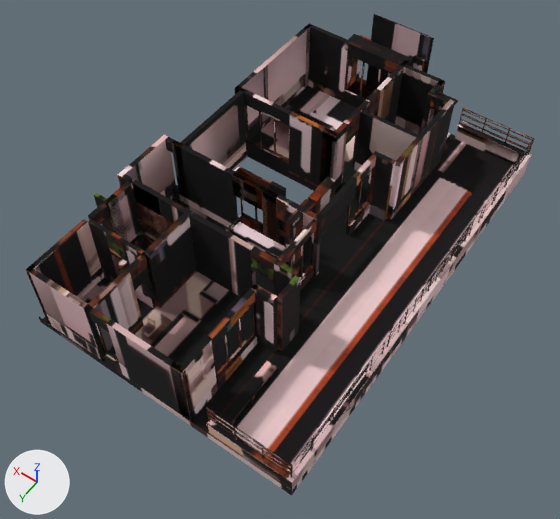
One commit to the glTF model site/public/models/baked/second-day.gltf: the scene before it, then after it.
Before and after are seen from a 50 mm camera at (-4.36, 6.68, 9.59) aimed at (-0.11, 0.74, 0.25). Lighting does not change. The marker at lower left points along +X, +Y and +Z. The picture after the commit comes second. Vertices at exactly the same position are counted once.

The first picture shows 'second.baked.001'.
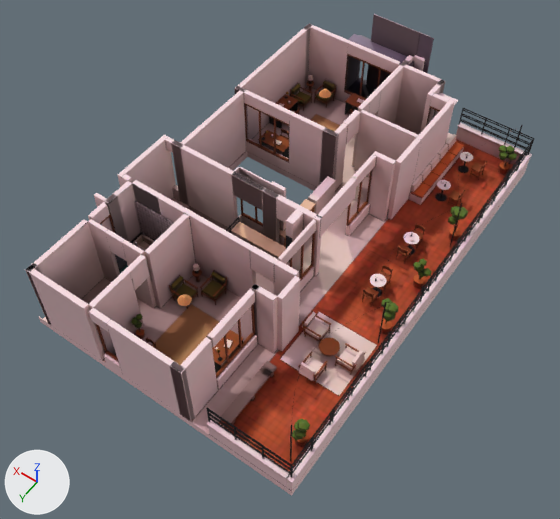
Where the change shows, as pixel boxes (x1, y1, x2, y2) in the pictures (560 x 519 px):
part 1 of me_second_baked_002, added: after (345, 103, 353, 114)
part 2 of me_second_baked_002, added (mostly hidden): after (283, 147, 289, 158)
part 3 of me_second_baked_002, added: after (269, 116, 282, 128)
part 4 of me_second_baked_002, added: after (289, 102, 298, 111)
part 5 of me_second_baked_002, added (mostly hidden): after (214, 362, 221, 372)
part 6 of me_second_baked_002, added: after (131, 125, 523, 461)
part 7 of me_second_baked_002, added (brown): after (258, 75, 366, 152)
part 8 of me_second_baked_002, surface changed (black to brown): (26, 14, 535, 496) in both

Edits to the bpy script that builds the scene:
```text
Change me_second_baked_002:
    used by ob_second_baked_001; location = (0.0, 0.0, 0.0)
    remove me_second_baked_002.from_pydata(...)  # 7147 vertices, 13475 faces; spans x -2.3..2.29, y -3.65..3.54, z -0.15..1.75
    add me_second_baked_002.from_pydata(...)  # 15549 vertices, 27579 faces; spans x -2.3..2.29, y -3.65..3.54, z -0.15..1.75
    me_second_baked_002 part 1: a new loose piece, a box spanning x 0.985..0.997, y -3.116..-2.854, z 0.008..0.304, in mat_baked_second_day (picture img_second_day_jpg)
    me_second_baked_002 part 2: a new loose piece, a box spanning x 1.174..1.186, y -1.417..-1.155, z 0.008..0.304, in mat_baked_second_day (picture img_second_day_jpg)
    me_second_baked_002 part 3: a new loose piece, a box spanning x 1.718..1.981, y -1.876..-1.864, z 0.008..0.304, in mat_baked_second_day (picture img_second_day_jpg)
    me_second_baked_002 part 4: a new loose piece, a box spanning x 1.718..1.981, y -2.376..-2.364, z 0.008..0.304, in mat_baked_second_day (picture img_second_day_jpg)
    me_second_baked_002 part 5: a new loose piece, a box spanning x -0.533..-0.27, y 2.724..2.736, z 0.008..0.304, in mat_baked_second_day (picture img_second_day_jpg)
    me_second_baked_002 part 6: 5796 vertices added at x -2.16..2.01, y -3.31..3.45, z 0.01..1.31
    me_second_baked_002 part 7: 2270 vertices added at x 0.17..2.0, y -3.13..-1.14, z 0.01..1.31
    me_second_baked_002 part 8: 13467 kept faces spanning x -2.3..2.29, y -3.65..3.54, z -0.15..1.75 get new texture (UV) coordinates
    other edits to the shape of me_second_baked_002 do not show in these pictures
```
